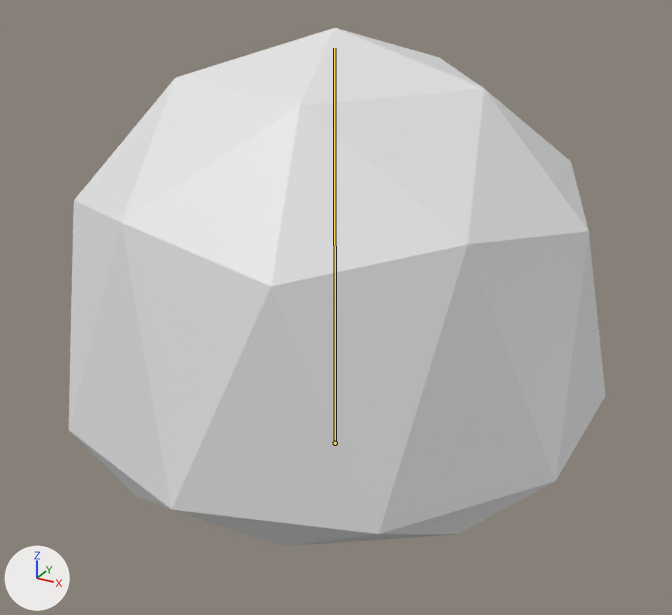
One commit to the Blender file Assets/models/slime.blend: the scene before it, then after it.
One viewpoint serves both versions: a 50 mm camera at (0.764, -1.385, 0.992) aimed at (0.02, -0.033, 0.316). Arrows for +X, +Y and +Z are at lower left; the lights stay in place. The bones that bend it are drawn over the model as lines.
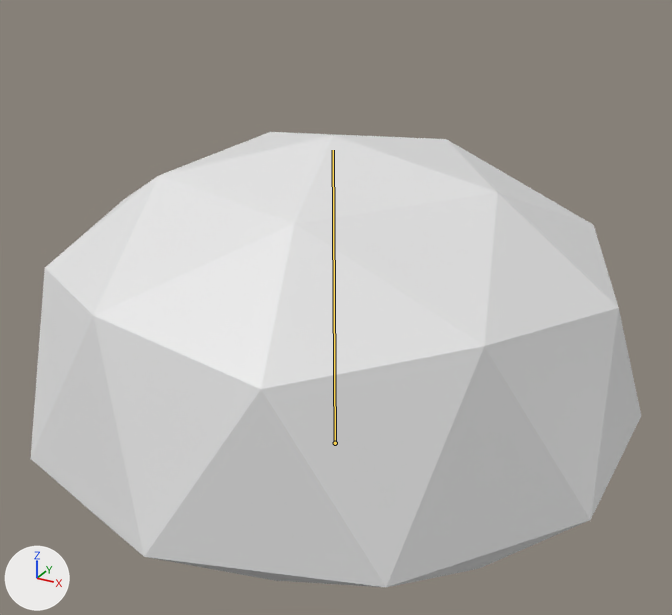
The newer file adds an action. The first version stands in its rest pose; the second is drawn at frame 5 of the action 'Hurt'.

What differs and where, as boxes [x1, y1, x2, y2] in the pictures (672 x 615 px):
```json
{"object": "Icosphere", "change": "posed", "before": [69, 28, 606, 546], "after": [30, 132, 641, 587], "on screen": "14% wider, 12% shorter"}
```

Scene script edits in JSON lines:
```json
{"block": "bone_top", "where": "bone_top = bpy.data.objects['Slime'].pose.bones['Top']  # child of 'Master'"}
{"op": "set", "path": "bone_top.location", "old": "(0.0, 0.0, 0.0)", "new": "(0.0, -0.169, 0.005)"}
```
